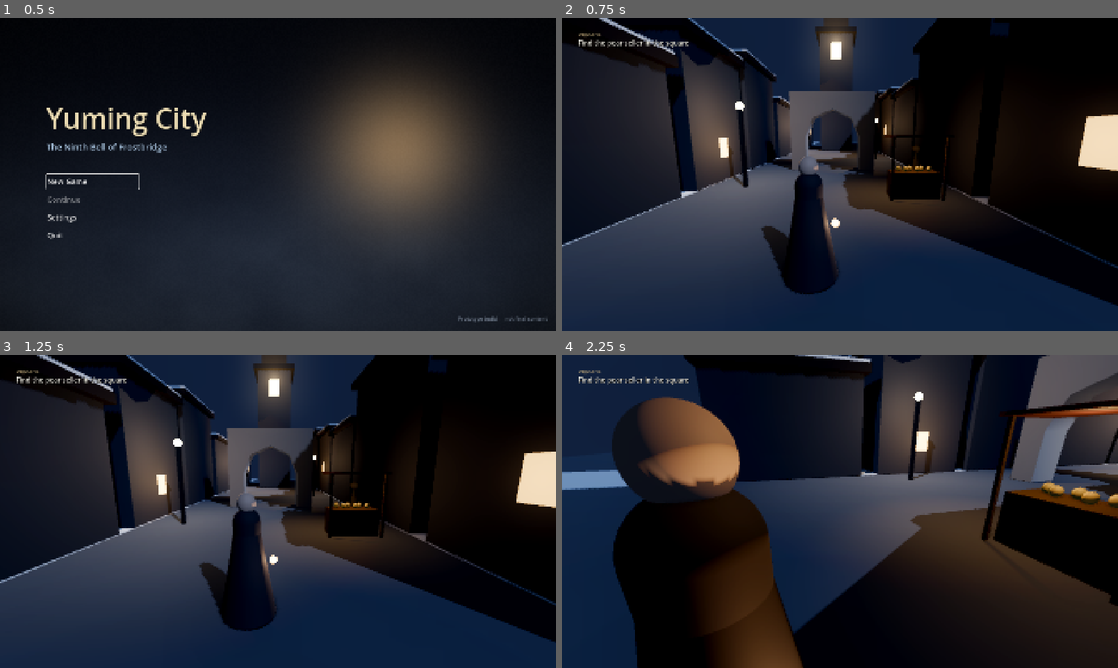
Above: before the commit, frames 1-4 (two rows, left to right).
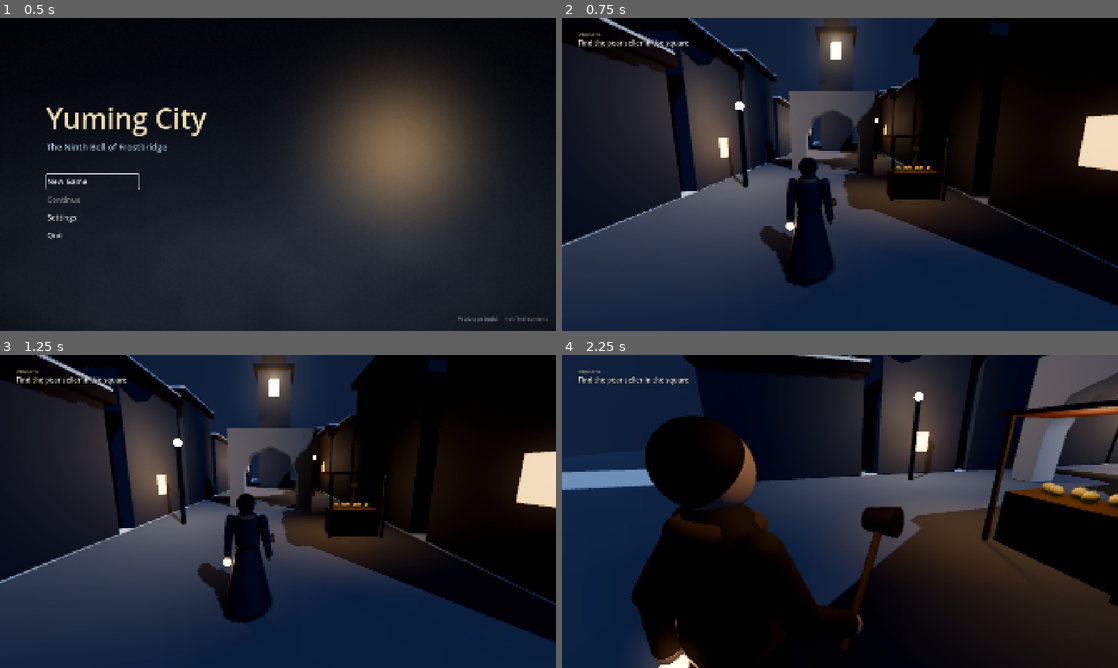
Above: after the commit, the same moments.

Repository: twjackysu/yuming-city
Game: Godot game, scene res://scenes/boot/boot.tscn
The game is run twice, just before and just after one commit, with the same random seed, the same clock (stepped at 60 frames per second) and the same inputs.
Inputs (mouse positions are in pixels of both pictures, inside the frame that each line leads up to):
- Up to frame 1 (0.5 s): no input
- Up to frame 2 (0.75 s): click "New Game" at 0.5 s
- Up to frame 3 (1.25 s): no input
- Up to frame 4 (2.25 s): tap Enter at 1.25 s; move the mouse to (962, 495) at 1.27 s; hold D (move_right) 1.28-2.03 s; click (962, 495) at 1.35 s; tap Space (dodge) at 1.55, 2.1 s; move the mouse to (812, 511) at 2.02 s; hold W (move_forward) from 2.03 s (still down)

Frame 1 is identical in both runs. In frame 2, 1.4% of the frame differs, in the area x 35-50%, y 44-89%; in frame 3, 1.4%; in frame 4, 17%, in the area x 9-96%, y 13-100%.

Commit message:
feat: 程序人偶（長外套＋提燈＋鐘錘）與程式動畫；HUD 目標停留後淡出
- Puppet：Node3D 關節＋膠囊肢體，idle／walk／run／dodge（前滾）／attack（鐘錘下劈）
  對外介面固定（set_move_speed、play_action、current_state、hand），之後換正式模型不用改玩家程式
- 玩家：移除舊的圓錐外形，提燈改掛左手；閃避與攻擊鍵驅動人偶
- HUD：目標顯示 8 秒後淡出，按日誌鍵（Tab／Back）再顯示（03：探索時幾乎沒有 HUD）
- 測試：人偶狀態、動作播完回到移動、走路左右腿反向、玩家帶人偶

Co-Authored-By: Claude Opus 5.5 <noreply@anthropic.com>
Claude-Session: https://claude.ai/code/session_01DgXGTuZm7V2W1dFRV9Vy8b

Diff:
--- a/game/scenes/actors/player/player.gd
+++ b/game/scenes/actors/player/player.gd
@@ -34,10 +34,19 @@
 @onready var _arm: SpringArm3D = $CameraRig/Pitch/SpringArm3D
 @onready var _camera: Camera3D = $CameraRig/Pitch/SpringArm3D/Camera3D
 @onready var _body: Node3D = $Body
+@onready var _lantern: Node3D = $Body/Lantern
+
+var _puppet: Puppet
 
 
 func _ready() -> void:
 	_rig.top_level = true
+	_puppet = Puppet.new()
+	_puppet.name = "Puppet"
+	_body.add_child(_puppet)
+	# 提燈掛在左手
+	_lantern.reparent(_puppet.hand("L"), false)
+	_lantern.position = Vector3(0, -0.12, 0)
 	_arm.add_excluded_object(get_rid())
 	yaw = rotation.y
 	snap_camera()
@@ -60,6 +69,10 @@
 		Input.mouse_mode = Input.MOUSE_MODE_CAPTURED
 
 
+func puppet() -> Puppet:
+	return _puppet
+
+
 func _add_look(delta_look: Vector2) -> void:
 	yaw = wrapf(yaw + delta_look.x, -PI, PI)
 	pitch = clampf(pitch + delta_look.y, PITCH_MIN, PITCH_MAX)
@@ -79,6 +92,9 @@
 		_dodge_dir = dir if dir.length() > 0.1 else -_body.global_basis.z
 		_dodge_dir = _dodge_dir.normalized()
 		_dodge_left = DODGE_TIME
+		_puppet.play_action("dodge")
+	elif Input.is_action_just_pressed("attack") and _puppet.action == "":
+		_puppet.play_action("attack")
 
 	var horizontal := Vector3(velocity.x, 0.0, velocity.z)
 	if _dodge_left > 0.0:
@@ -94,6 +110,7 @@
 
 	velocity.x = horizontal.x
 	velocity.z = horizontal.z
+	_puppet.set_move_speed(horizontal.length())
 	velocity.y = 0.0 if is_on_floor() else velocity.y - GRAVITY * delta
 	move_and_slide()
 
--- a/game/scenes/actors/player/player.tscn
+++ b/game/scenes/actors/player/player.tscn
@@ -1,34 +1,10 @@
-[gd_scene load_steps=10 format=3]
+[gd_scene load_steps=5 format=3]
 
 [ext_resource type="Script" path="res://scenes/actors/player/player.gd" id="1_player"]
 
 [sub_resource type="CapsuleShape3D" id="Shape_body"]
 radius = 0.35
 height = 1.8
-
-[sub_resource type="StandardMaterial3D" id="Mat_coat"]
-albedo_color = Color(0.16, 0.15, 0.17, 1)
-roughness = 0.85
-
-[sub_resource type="CylinderMesh" id="Mesh_coat"]
-material = SubResource("Mat_coat")
-top_radius = 0.2
-bottom_radius = 0.42
-height = 1.25
-
-[sub_resource type="StandardMaterial3D" id="Mat_skin"]
-albedo_color = Color(0.62, 0.52, 0.45, 1)
-roughness = 0.7
-
-[sub_resource type="SphereMesh" id="Mesh_head"]
-material = SubResource("Mat_skin")
-radius = 0.14
-height = 0.3
-
-[sub_resource type="CapsuleMesh" id="Mesh_torso"]
-material = SubResource("Mat_coat")
-radius = 0.2
-height = 0.7
 
 [sub_resource type="StandardMaterial3D" id="Mat_lantern"]
 albedo_color = Color(1, 0.8, 0.5, 1)
@@ -49,18 +25,6 @@
 shape = SubResource("Shape_body")
 
 [node name="Body" type="Node3D" parent="."]
-
-[node name="Coat" type="MeshInstance3D" parent="Body"]
-transform = Transform3D(1, 0, 0, 0, 1, 0, 0, 0, 1, 0, 0.66, 0)
-mesh = SubResource("Mesh_coat")
-
-[node name="Torso" type="MeshInstance3D" parent="Body"]
-transform = Transform3D(1, 0, 0, 0, 1, 0, 0, 0, 1, 0, 1.3, 0)
-mesh = SubResource("Mesh_torso")
-
-[node name="Head" type="MeshInstance3D" parent="Body"]
-transform = Transform3D(1, 0, 0, 0, 1, 0, 0, 0, 1, 0, 1.72, 0)
-mesh = SubResource("Mesh_head")
 
 [node name="Lantern" type="MeshInstance3D" parent="Body"]
 transform = Transform3D(1, 0, 0, 0, 1, 0, 0, 0, 1, 0.38, 0.85, -0.05)
--- /dev/null
+++ b/game/scenes/actors/puppet/puppet.gd
@@ -0,0 +1,321 @@
+class_name Puppet
+extends Node3D
+## 程序人偶：在正式角色模型（docs/ART_REQUESTS.md 第 1、2 項）到位前頂替，用程式動畫。
+## 關節是 Node3D 樞紐（不是 Skeleton3D），膠囊肢體掛在樞紐上；角色面向 -Z。
+##
+## 對外介面固定，之後換成有骨架的模型＋AnimationTree 時，外部（PlayerController 等）不用改：
+##   set_move_speed(m/s)、play_action("dodge"|"attack")、current_state() ∈ STATES、hand("L"|"R")
+## STATES 也就是將來 AnimationTree 狀態機的狀態名。
+
+const STATES: PackedStringArray = ["idle", "walk", "run", "dodge", "attack"]
+const WALK_MIN_SPEED: float = 0.3
+const RUN_MIN_SPEED: float = 4.6
+const RUN_SPEED: float = 5.8
+const ACTION_TIME: Dictionary = {"dodge": 0.35, "attack": 0.55}
+const HIP_HEIGHT: float = 0.92
+const THIGH_LEN: float = 0.44
+const SHIN_LEN: float = 0.44
+const UPPER_ARM_LEN: float = 0.3
+const FOREARM_LEN: float = 0.28
+
+@export var coat_color: Color = Color(0.16, 0.15, 0.17)
+@export var trim_color: Color = Color(0.3, 0.24, 0.18)
+@export var skin_color: Color = Color(0.62, 0.52, 0.45)
+
+var move_speed: float = 0.0
+var action: String = ""
+var action_time: float = 0.0
+var phase: float = 0.0
+var breath: float = 0.0
+
+## 關節名 -> Node3D
+var joints: Dictionary = {}
+var _roll: Node3D
+var _coat: MeshInstance3D
+
+
+func _ready() -> void:
+	_build()
+
+
+func _process(delta: float) -> void:
+	advance(delta)
+
+
+func set_move_speed(speed: float) -> void:
+	move_speed = maxf(speed, 0.0)
+
+
+## 播放一次性動作（閃避、攻擊）；播完回到移動狀態。
+func play_action(action_name: String) -> void:
+	if not ACTION_TIME.has(action_name):
+		push_error("Puppet: 沒有動作 %s" % action_name)
+		return
+	action = action_name
+	action_time = 0.0
+
+
+func current_state() -> String:
+	if action != "":
+		return action
+	if move_speed >= RUN_MIN_SPEED:
+		return "run"
+	if move_speed >= WALK_MIN_SPEED:
+		return "walk"
+	return "idle"
+
+
+func hand(side: String) -> Node3D:
+	return joints.get("hand_" + side) as Node3D
+
+
+func joint(joint_name: String) -> Node3D:
+	return joints.get(joint_name) as Node3D
+
+
+## 推進動畫並套用姿勢（_process 會呼叫；測試直接呼叫）。
+func advance(delta: float) -> void:
+	breath += delta
+	# 步頻跟速度走：走路約 1.8 步／秒，跑步約 2.8 步／秒（一個 phase 週期＝兩步）
+	var speed_t: float = clampf(move_speed / RUN_SPEED, 0.0, 1.0)
+	if move_speed >= WALK_MIN_SPEED:
+		phase = fmod(phase + delta * TAU * lerpf(0.9, 1.4, speed_t), TAU)
+	if action != "":
+		action_time += delta
+		if action_time >= float(ACTION_TIME[action]):
+			action = ""
+			action_time = 0.0
+	_pose(speed_t)
+
+
+func _pose(speed_t: float) -> void:
+	var moving: float = clampf((move_speed - WALK_MIN_SPEED) / 0.6, 0.0, 1.0)
+	var s: float = sin(phase)
+	var c: float = cos(phase)
+	# 移動：大腿前後擺、膝蓋在後擺時彎、手臂反向擺、骨盆上下
+	var thigh_amp: float = lerpf(0.42, 0.75, speed_t) * moving
+	var knee_amp: float = lerpf(0.6, 1.3, speed_t) * moving
+	var arm_amp: float = lerpf(0.3, 0.7, speed_t) * moving
+	var lean: float = lerpf(0.04, 0.2, speed_t) * moving
+	var breathe: float = sin(breath * TAU * 0.25) * (1.0 - moving)
+
+	_rot("thigh_L", Vector3(s * thigh_amp, 0, 0))
+	_rot("thigh_R", Vector3(-s * thigh_amp, 0, 0))
+	_rot("knee_L", Vector3(-maxf(-c, 0.0) * knee_amp - 0.05, 0, 0))
+	_rot("knee_R", Vector3(-maxf(c, 0.0) * knee_amp - 0.05, 0, 0))
+	_rot("shoulder_L", Vector3(-s * arm_amp, 0, -0.12 - 0.03 * breathe))
+	_rot("shoulder_R", Vector3(s * arm_amp, 0, 0.12 + 0.03 * breathe))
+	_rot("elbow_L", Vector3(0.25 + arm_amp * 0.6, 0, 0))
+	_rot("elbow_R", Vector3(0.25 + arm_amp * 0.6, 0, 0))
+	_rot("spine", Vector3(-lean, s * 0.08 * moving, 0))
+	_rot("chest", Vector3(0.02 * breathe, -s * 0.1 * moving, 0))
+	_rot("neck", Vector3(lean * 0.6, 0, 0))
+	var hips: Node3D = joint("hips")
+	if hips != null:
+		hips.position.y = HIP_HEIGHT - absf(c) * 0.05 * moving + 0.006 * breathe
+	if _coat != null:
+		_coat.rotation.x = -lean * 0.8 - thigh_amp * 0.15
+	if _roll != null:
+		_roll.rotation.x = 0.0
+		_roll.position = Vector3.ZERO
+
+	match action:
+		"dodge":
+			_pose_dodge(action_time / float(ACTION_TIME["dodge"]))
+		"attack":
+			_pose_attack(action_time / float(ACTION_TIME["attack"]))
+
+
+## 前滾：整個人繞腰部高度轉一圈，膝與手臂收起。
+func _pose_dodge(t: float) -> void:
+	var e: float = ease(clampf(t, 0.0, 1.0), -1.8)
+	var tuck: float = sin(clampf(t, 0.0, 1.0) * PI)
+	_roll.position = Vector3(0, 0.5, 0)
+	_roll.rotation.x = -TAU * e
+	_roll.position.y = 0.5 - 0.35 * tuck
+	for side: String in ["L", "R"]:
+		_rot("thigh_" + side, Vector3(1.5 * tuck, 0, 0))
+		_rot("knee_" + side, Vector3(-2.0 * tuck, 0, 0))
+		_rot("shoulder_" + side, Vector3(1.2 * tuck, 0, 0))
+		_rot("elbow_" + side, Vector3(1.6 * tuck, 0, 0))
+	_rot("spine", Vector3(0.6 * tuck, 0, 0))
+
+
+## 鐘錘下劈：舉起（0～35%）→ 劈下（35～60%）→ 收回。
+func _pose_attack(t: float) -> void:
+	var arm: float
+	var twist: float
+	if t < 0.35:
+		var k: float = ease(t / 0.35, 0.6)
+		arm = lerpf(0.0, 2.7, k)
+		twist = lerpf(0.0, 0.35, k)
+	elif t < 0.6:
+		var k2: float = ease((t - 0.35) / 0.25, 2.2)
+		arm = lerpf(2.7, 0.55, k2)
+		twist = lerpf(0.35, -0.3, k2)
+	else:
+		var k3: float = ease((t - 0.6) / 0.4, -1.5)
+		arm = lerpf(0.55, 0.0, k3)
+		twist = lerpf(-0.3, 0.0, k3)
+	_rot("shoulder_R", Vector3(arm, 0, 0.1))
+	_rot("elbow_R", Vector3(0.3, 0, 0))
+	_rot("chest", Vector3(0.1, twist, 0))
+	_rot("spine", Vector3(-0.1 + twist * 0.3, 0, 0))
+	_rot("thigh_L", Vector3(0.35, 0, 0))
+	_rot("knee_L", Vector3(-0.3, 0, 0))
+	_rot("thigh_R", Vector3(-0.25, 0, 0))
+
+
+func _rot(joint_name: String, r: Vector3) -> void:
+	var j: Node3D = joints.get(joint_name) as Node3D
+	if j != null:
+		j.rotation = r
+
+
+# --- 建模 -------------------------------------------------------------------
+
+func _mat(color: Color, roughness: float = 0.85) -> StandardMaterial3D:
+	var m := StandardMaterial3D.new()
+	m.albedo_color = color
+	m.roughness = roughness
+	return m
+
+
+func _joint(joint_name: String, parent: Node3D, pos: Vector3) -> Node3D:
+	var j := Node3D.new()
+	j.name = joint_name
+	j.position = pos
+	parent.add_child(j)
+	joints[joint_name] = j
+	return j
+
+
+## 在樞紐下方掛一段膠囊肢體（沿 -Y 方向，長度 length）。
+func _limb(parent: Node3D, length: float, radius: float, mat: Material) -> MeshInstance3D:
+	var mesh := CapsuleMesh.new()
+	mesh.radius = radius
+	mesh.height = length + radius * 2.0
+	mesh.radial_segments = 12
+	mesh.rings = 4
+	mesh.material = mat
+	var mi := MeshInstance3D.new()
+	mi.mesh = mesh
+	mi.position = Vector3(0, -length * 0.5, 0)
+	parent.add_child(mi)
+	return mi
+
+
+func _build() -> void:
+	var coat: StandardMaterial3D = _mat(coat_color)
+	var trim: StandardMaterial3D = _mat(trim_color)
+	var skin: StandardMaterial3D = _mat(skin_color, 0.7)
+	var dark: StandardMaterial3D = _mat(Color(0.08, 0.08, 0.09))
+	var iron: StandardMaterial3D = _mat(Color(0.32, 0.3, 0.28), 0.45)
+	iron.metallic = 0.7
+
+	_roll = Node3D.new()
+	_roll.name = "Roll"
+	add_child(_roll)
+	var hips: Node3D = _joint("hips", _roll, Vector3(0, HIP_HEIGHT, 0))
+
+	# 長外套下擺：從腰部往下的圓錐，跟著步伐微擺
+	var skirt := CylinderMesh.new()
+	skirt.top_radius = 0.17
+	skirt.bottom_radius = 0.36
+	skirt.height = 0.9
+	skirt.radial_segments = 14
+	skirt.material = coat
+	_coat = MeshInstance3D.new()
+	_coat.name = "CoatSkirt"
+	_coat.mesh = skirt
+	var skirt_pivot := Node3D.new()
+	skirt_pivot.name = "CoatPivot"
+	hips.add_child(skirt_pivot)
+	skirt_pivot.add_child(_coat)
+	_coat.position = Vector3(0, -0.3, 0)
+
+	var spine: Node3D = _joint("spine", hips, Vector3(0, 0.08, 0))
+	var chest: Node3D = _joint("chest", spine, Vector3(0, 0.22, 0))
+	var torso := _limb(chest, 0.26, 0.19, coat)
+	torso.position = Vector3(0, 0.08, 0)
+	torso.scale = Vector3(1.0, 1.0, 0.75)
+	# 圍巾（暖色，讓剪影有一點顏色）
+	var scarf := MeshInstance3D.new()
+	var scarf_mesh := TorusMesh.new()
+	scarf_mesh.inner_radius = 0.07
+	scarf_mesh.outer_radius = 0.15
+	scarf_mesh.material = trim
+	scarf.mesh = scarf_mesh
+	scarf.position = Vector3(0, 0.3, 0)
+	chest.add_child(scarf)
+
+	var neck: Node3D = _joint("neck", chest, Vector3(0, 0.34, 0))
+	var head := MeshInstance3D.new()
+	var head_mesh := SphereMesh.new()
+	head_mesh.radius = 0.125
+	head_mesh.height = 0.27
+	head_mesh.material = skin
+	head.mesh = head_mesh
+	head.position = Vector3(0, 0.14, 0)
+	neck.add_child(head)
+	var hair := MeshInstance3D.new()
+	var hair_mesh := SphereMesh.new()
+	hair_mesh.radius = 0.132
+	hair_mesh.height = 0.27
+	hair_mesh.material = dark
+	hair.mesh = hair_mesh
+	hair.position = Vector3(0, 0.16, 0.025)
+	neck.add_child(hair)
+
+	for side: String in ["L", "R"]:
+		var x: float = -1.0 if side == "L" else 1.0
+		var shoulder: Node3D = _joint("shoulder_" + side, chest, Vector3(0.23 * x, 0.27, 0))
+		_limb(shoulder, UPPER_ARM_LEN, 0.065, coat)
+		var elbow: Node3D = _joint("elbow_" + side, shoulder, Vector3(0, -UPPER_ARM_LEN, 0))
+		_limb(elbow, FOREARM_LEN, 0.055, coat)
+		var hand_j: Node3D = _joint("hand_" + side, elbow, Vector3(0, -FOREARM_LEN - 0.04, 0))
+		var hand_mesh := SphereMesh.new()
+		hand_mesh.radius = 0.05
+		hand_mesh.height = 0.1
+		hand_mesh.material = skin
+		var hand_mi := MeshInstance3D.new()
+		hand_mi.mesh = hand_mesh
+		hand_j.add_child(hand_mi)
+
+		var thigh: Node3D = _joint("thigh_" + side, hips, Vector3(0.1 * x, -0.04, 0))
+		_limb(thigh, THIGH_LEN, 0.08, dark)
+		var knee: Node3D = _joint("knee_" + side, thigh, Vector3(0, -THIGH_LEN, 0))
+		_limb(knee, SHIN_LEN, 0.065, dark)
+		var boot := MeshInstance3D.new()
+		var boot_mesh := BoxMesh.new()
+		boot_mesh.size = Vector3(0.11, 0.08, 0.24)
+		boot_mesh.material = dark
+		boot.mesh = boot_mesh
+		boot.position = Vector3(0, -SHIN_LEN - 0.02, -0.05)
+		knee.add_child(boot)
+
+	# 右手：鐘錘（握柄＋鐵錘頭）
+	var hammer := Node3D.new()
+	hammer.name = "BellHammer"
+	hand("R").add_child(hammer)
+	hammer.rotation = Vector3(-PI * 0.5, 0, 0)
+	var shaft := MeshInstance3D.new()
+	var shaft_mesh := CylinderMesh.new()
+	shaft_mesh.top_radius = 0.02
+	shaft_mesh.bottom_radius = 0.02
+	shaft_mesh.height = 0.6
+	shaft_mesh.material = trim
+	shaft.mesh = shaft_mesh
+	shaft.position = Vector3(0, 0.2, 0)
+	hammer.add_child(shaft)
+	var head_iron := MeshInstance3D.new()
+	var iron_mesh := CylinderMesh.new()
+	iron_mesh.top_radius = 0.06
+	iron_mesh.bottom_radius = 0.075
+	iron_mesh.height = 0.17
+	iron_mesh.material = iron
+	head_iron.mesh = iron_mesh
+	head_iron.position = Vector3(0, 0.5, 0)
+	head_iron.rotation = Vector3(0, 0, PI * 0.5)
+	hammer.add_child(head_iron)
+	_pose(0.0)
--- /dev/null
+++ b/game/scenes/actors/puppet/puppet.tscn
@@ -0,0 +1,6 @@
+[gd_scene load_steps=2 format=3]
+
+[ext_resource type="Script" path="res://scenes/actors/puppet/puppet.gd" id="1_puppet"]
+
+[node name="Puppet" type="Node3D"]
+script = ExtResource("1_puppet")
--- a/game/scenes/ui/hud.gd
+++ b/game/scenes/ui/hud.gd
@@ -1,9 +1,12 @@
 class_name Hud
 extends CanvasLayer
 ## 關卡 HUD：左上目前目標，右下存檔提示。只聽 Game.session 的訊號，不輪詢。
-## 目標換了會淡入；進入檢查點（自動存檔）時右下閃一下「已存檔」（失敗則顯示「存檔失敗」）。
+## 目標換了會淡入，停留一陣子後淡出（03：探索時幾乎沒有 HUD）；按「日誌」鍵（Tab／Back）再顯示。
+## 進入檢查點（自動存檔）時右下閃一下「已存檔」（失敗則顯示「存檔失敗」）。
 
 const OBJECTIVE_FADE_SEC: float = 0.6
+const OBJECTIVE_HOLD_SEC: float = 8.0
+const OBJECTIVE_PEEK_SEC: float = 4.0
 const SAVED_SHOW_SEC: float = 2.2
 
 var _objective: Label
@@ -21,6 +24,15 @@
 	s.checkpoint_reached.connect(_on_checkpoint)
 	_set_objective(s.objective_key(), false)
 	_saved.modulate.a = 0.0
+
+
+func _unhandled_input(event: InputEvent) -> void:
+	if event.is_action_pressed("journal") and _objective.text != "":
+		_show_objective(OBJECTIVE_PEEK_SEC, _objective_box.modulate.a < 0.99)
+
+
+func is_objective_shown() -> bool:
+	return _objective_box.visible and _objective_box.modulate.a > 0.0
 
 
 func objective_text_key() -> String:
@@ -68,14 +80,22 @@
 func _set_objective(key: String, animate: bool) -> void:
 	_objective.text = key
 	_objective_box.visible = key != ""
-	if not animate or not is_inside_tree():
-		_objective_box.modulate.a = 1.0
-		return
+	if key != "":
+		_show_objective(OBJECTIVE_HOLD_SEC, animate)
+
+
+## 顯示目標 hold 秒後淡出；fade_in 為 false 時立即出現。
+func _show_objective(hold: float, fade_in: bool) -> void:
 	if _objective_tween != null:
 		_objective_tween.kill()
-	_objective_box.modulate.a = 0.0
+	_objective_box.modulate.a = 0.0 if fade_in else 1.0
+	if not is_inside_tree():
+		return
 	_objective_tween = create_tween()
-	_objective_tween.tween_property(_objective_box, "modulate:a", 1.0, OBJECTIVE_FADE_SEC)
+	if fade_in:
+		_objective_tween.tween_property(_objective_box, "modulate:a", 1.0, OBJECTIVE_FADE_SEC)
+	_objective_tween.tween_interval(hold)
+	_objective_tween.tween_property(_objective_box, "modulate:a", 0.0, OBJECTIVE_FADE_SEC * 2.0)
 
 
 func _on_stage_changed(quest_id: String, _from: String, _to: String) -> void:
--- /dev/null
+++ b/game/tests/unit/test_puppet.gd
@@ -0,0 +1,70 @@
+extends TestCase
+## 程序人偶：狀態名（將來 AnimationTree 用同一組）、動作播完回到移動、走路時四肢有擺動。
+
+
+func _make() -> Puppet:
+	var p := Puppet.new()
+	tree.root.add_child(p)
+	return p
+
+
+func test_states_follow_speed() -> void:
+	var p: Puppet = _make()
+	assert_eq(Puppet.STATES, PackedStringArray(["idle", "walk", "run", "dodge", "attack"]), "狀態名固定")
+	assert_eq(p.current_state(), "idle")
+	p.set_move_speed(3.4)
+	assert_eq(p.current_state(), "walk")
+	p.set_move_speed(5.8)
+	assert_eq(p.current_state(), "run")
+	p.set_move_speed(0.0)
+	assert_eq(p.current_state(), "idle")
+	p.free()
+
+
+func test_actions_return_to_locomotion() -> void:
+	var p: Puppet = _make()
+	p.set_move_speed(3.4)
+	p.play_action("dodge")
+	assert_eq(p.current_state(), "dodge")
+	p.advance(0.2)
+	assert_eq(p.current_state(), "dodge", "閃避還沒播完")
+	assert_true(absf(p.get_node("Roll").rotation.x) > 0.5, "閃避時在翻滾")
+	p.advance(0.2)
+	assert_eq(p.current_state(), "walk", "播完回到走路")
+	p.advance(0.01)
+	assert_eq(p.get_node("Roll").rotation.x, 0.0, "翻滾結束身體回正")
+	p.play_action("attack")
+	p.advance(0.15)
+	assert_true(p.joint("shoulder_R").rotation.x > 1.0, "攻擊舉起右手")
+	p.advance(0.5)
+	assert_eq(p.current_state(), "walk")
+	p.free()
+
+
+func test_walk_swings_limbs() -> void:
+	var p: Puppet = _make()
+	p.set_move_speed(3.4)
+	var max_thigh: float = 0.0
+	var opposite: bool = false
+	for i: int in 40:
+		p.advance(1.0 / 60.0)
+		var l: float = p.joint("thigh_L").rotation.x
+		var r: float = p.joint("thigh_R").rotation.x
+		max_thigh = maxf(max_thigh, absf(l))
+		if absf(l) > 0.1 and signf(l) != signf(r):
+			opposite = true
+	assert_true(max_thigh > 0.25, "走路時大腿擺動（%.2f）" % max_thigh)
+	assert_true(opposite, "左右腿反向")
+	assert_not_null(p.hand("L"), "左手（提燈）")
+	assert_not_null(p.hand("R").get_node_or_null("BellHammer"), "右手鐘錘")
+	p.free()
+
+
+func test_player_drives_puppet() -> void:
+	var player: PlayerController = (load("res://scenes/actors/player/player.tscn") as PackedScene).instantiate() as PlayerController
+	tree.root.add_child(player)
+	await tree.physics_frame
+	assert_not_null(player.puppet(), "玩家有人偶")
+	assert_not_null(player.puppet().hand("L").get_node_or_null("Lantern"), "提燈在左手")
+	player.queue_free()
+	await tree.process_frame
--- a/game/tests/unit/test_ui.gd
+++ b/game/tests/unit/test_ui.gd
@@ -125,6 +125,8 @@
 	tree.root.add_child(hud)
 	await tree.process_frame
 	assert_eq(hud.objective_text_key(), "Q_SLICE_OBJ_TOWN", "顯示目前目標")
+	assert_true(hud.is_objective_shown(), "進關卡時先顯示目標")
+	assert_true(Hud.OBJECTIVE_HOLD_SEC <= 10.0, "探索時 HUD 不常駐：目標幾秒後淡出")
 	_assert_texts_are_keys(hud, "HUD")
 	s.set_flag("slice.met_pear_seller", true)
 	assert_eq(hud.objective_text_key(), "Q_SLICE_OBJ_BELL", "目標跟著任務換")
Not shown, added: game/scenes/actors/puppet/puppet.gd.uid
Not shown, added: game/tests/unit/test_puppet.gd.uid
